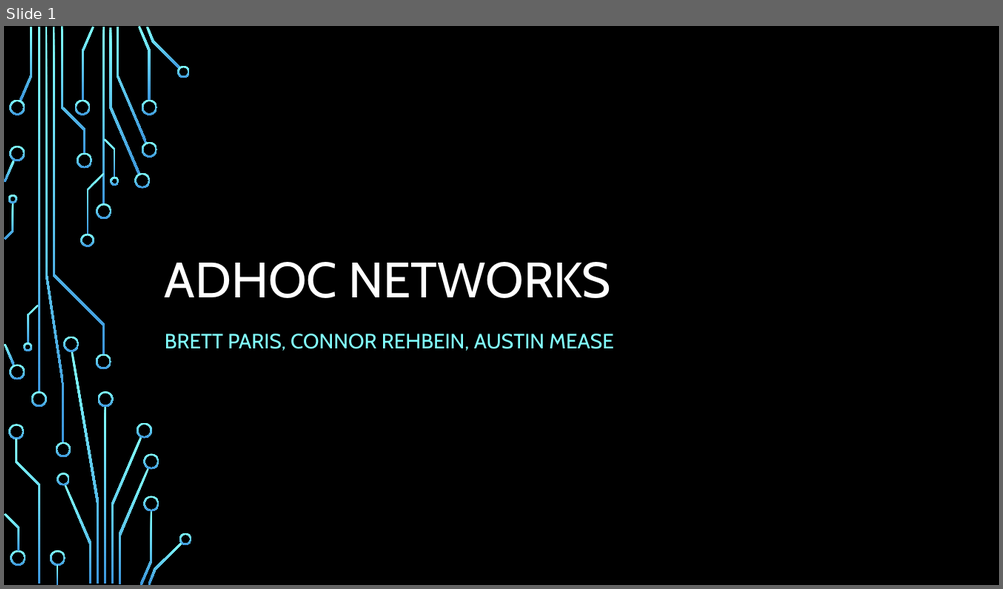
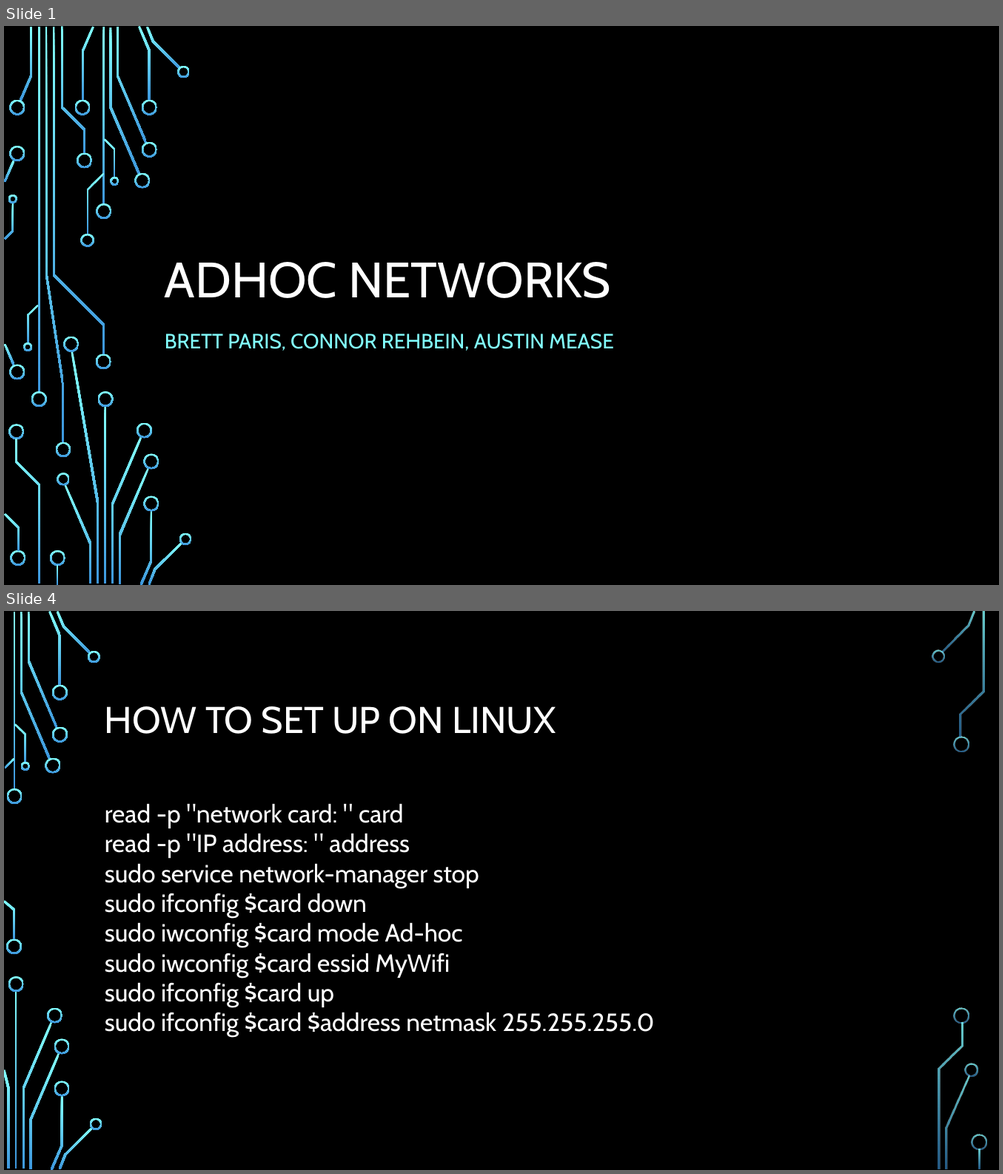
Before and after one commit to measeaustin/537P2, a slide deck: Presentation.pptx. Shown one above the other, each under a label of ours: slide 1 before the commit, slides 1 and 4 after it; the slides between them are not shown. The pictures are 1003x589 and 1003x1174 pixels, drawn with LibreOffice and Linux fonts; fonts in the diff are those of the drawing; background and template pictures are left out. Boxes give left, top, right and bottom in pixels: in the first picture for what was removed or moved away, otherwise in the second. Text is boxed around its words. In the diff, an @@ line names an element or a change of style, - is before the commit and + after.

```diff
--- a/Presentation.pptx
+++ b/Presentation.pptx
@@ slide 4 added at bbox=[4, 611, 999, 1170], background picture (left out) @@
@@ title added at bbox=[105, 706, 555, 734], 36 pt, text #FFFFFF @@
+HOW TO SET UP ON LINUX
@@ text added at bbox=[105, 803, 654, 1037], 24 pt, text #FFFFFF @@
+read -p "network card: " card
+read -p "IP address: " address
+sudo service network-manager stop
+sudo ifconfig $card down
+sudo iwconfig $card mode Ad-hoc
+sudo iwconfig $card essid MyWifi
+sudo ifconfig $card up
+sudo ifconfig $card $address netmask 255.255.255.0
@@ group added at bbox=[4, 611, 987, 1170]: 33 freeform shapes, 3 rectangles @@
```
Also in this commit, not shown: 4 other slides added, 1 other file.
